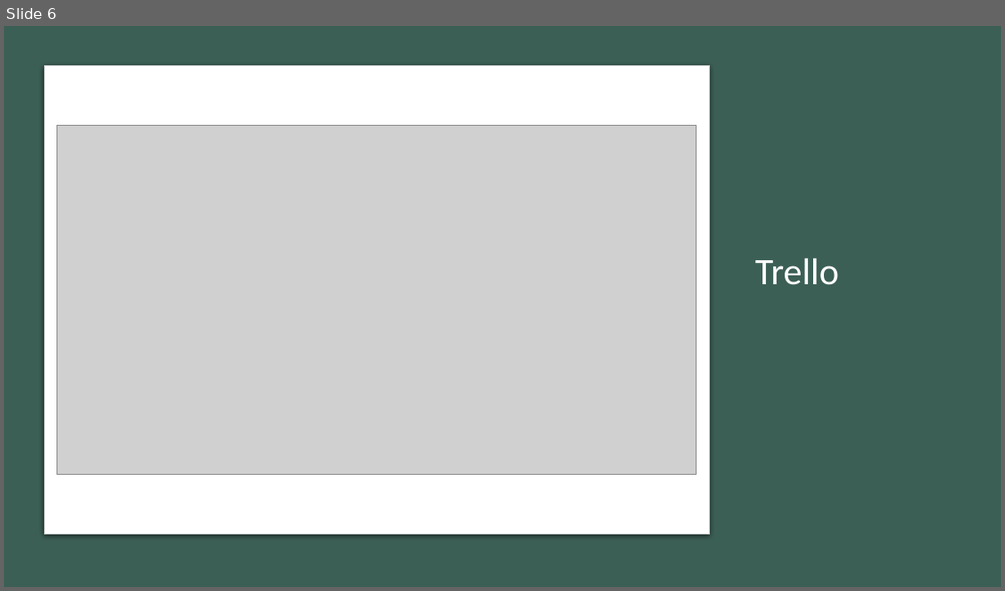
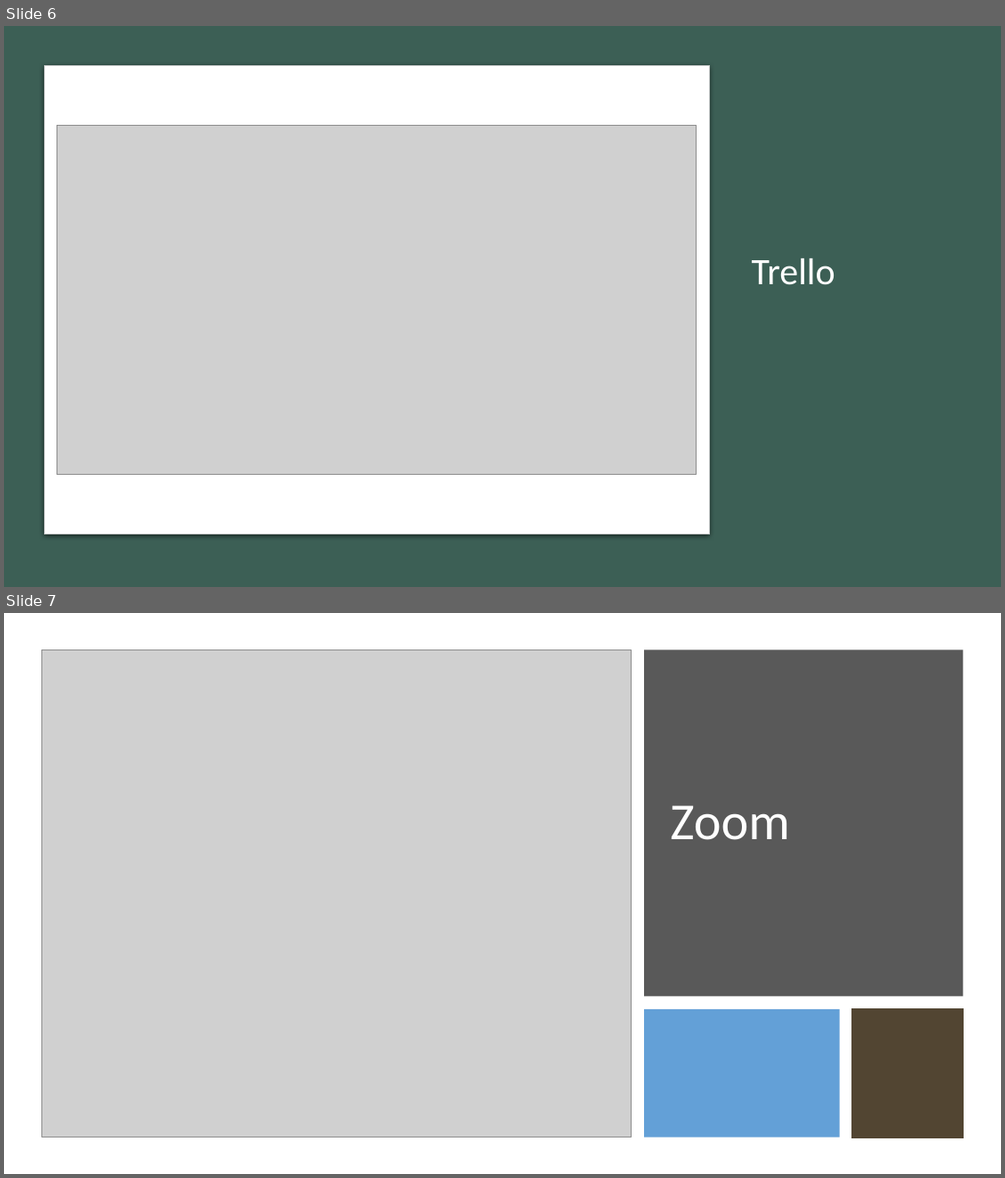
Before and after one commit to Andrew-Rendler/CSPB-3308-Project---Crypto-Tracker, a slide deck: CryptoTrackerPrez.pptx. Shown one above the other, each under a label of ours: slide 6 before the commit, slides 6 and 7 after it. The pictures are 1005x591 and 1005x1178 pixels, drawn with LibreOffice and Linux fonts; fonts in the diff are those of the drawing; grey boxes stand for pictures. Boxes give left, top, right and bottom in pixels: in the first picture for what was removed or moved away, otherwise in the second. Text is boxed around its words. In the diff, an @@ line names an element or a change of style, - is before the commit and + after.

```diff
--- a/CryptoTrackerPrez.pptx
+++ b/CryptoTrackerPrez.pptx
@@ slide 7 added at (x1=4, y1=613, x2=1001, y2=1174), background #FFFFFF @@
@@ picture added at (x1=42, y1=649, x2=631, y2=1137) @@
@@ rectangle added at (x1=644, y1=649, x2=963, y2=996), fill #595959 @@
@@ title added at (x1=670, y1=805, x2=790, y2=840), 50 pt, text #FFFFFF @@
+Zoom
@@ rectangle added at (x1=644, y1=1009, x2=840, y2=1137), fill #5B9BD5 at 95% opacity @@
@@ rectangle added at (x1=853, y1=1009, x2=963, y2=1138), fill #524532, outline #524532 2 pt @@
@@ slide 6 changed as well @@
@@ title "Trello" moved from (x1=755, y1=258, x2=839, y2=285) to (x1=752, y1=258, x2=835, y2=285) @@
```
Also in this commit, not shown: 8 other slides changed, 5 other slides added, 2 slides removed.
